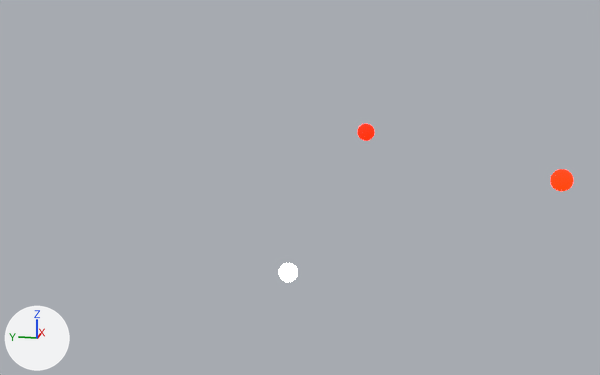
Before and after pictures for a commit that changed the glTF model public/PinPoints.glb.
Before and after are seen from a 50 mm lens placed at (-0.883, -0.331, 0.399), pointed at (-0.016, -0.158, 0.183). Every picture has the same lights, and +X, +Y and +Z are marked at lower left. Where no turn or scale is listed for an object, it has been applied to the vertices. Vertices at the same position are counted once.

Before the edit, the objects in view are built like this:
```python
me_sphere = bpy.data.meshes.new('Sphere')
me_sphere.from_pydata(...)  # a UV sphere (32 segments, 16 rings, poles along z) spanning x -0.01..0.01, y -0.01..0.01, z -0.01..0.01
me_sphere.materials.append(mat_material_006)  # red #e70400
me_sphere_001 = bpy.data.meshes.new('Sphere.001')
me_sphere_001.from_pydata(...)  # a UV sphere (32 segments, 16 rings, poles along z) spanning x -0.01..0.01, y -0.01..0.01, z -0.01..0.01
me_sphere_001.materials.append(mat_material_005)  # white #e7e7e7
me_sphere_002 = bpy.data.meshes.new('Sphere.002')
me_sphere_002.from_pydata(...)  # a UV sphere (32 segments, 16 rings, poles along z) spanning x -0.01..0.01, y -0.01..0.01, z -0.01..0.01
me_sphere_002.materials.append(mat_material_007)  # red #ff0100
ob_sphere = bpy.data.objects.new('Sphere', me_sphere)
ob_sphere.location = (-0.1201, -0.4195, 0.2268)
ob_sphere_001 = bpy.data.objects.new('Sphere.001', me_sphere_001)
ob_sphere_001.location = (-0.0837, -0.1592, 0.1081)
ob_sphere_002 = bpy.data.objects.new('Sphere.002', me_sphere_002)
ob_sphere_002.location = (0.0771, -0.2183, 0.2298)
```
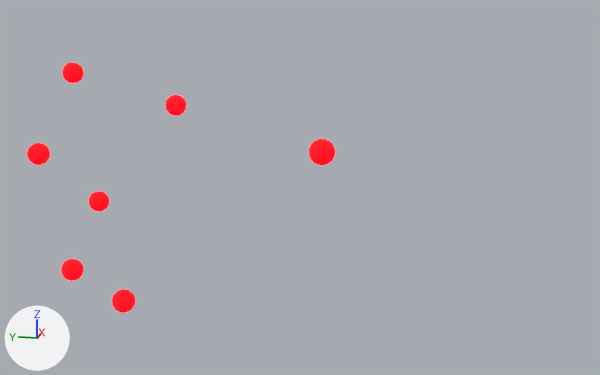
Where the newer file only moved an object's origin or applied its transform, the numbers keep the older frame.

What differs and where, as boxes (x1, y1, x2, y2) in the pictures (600 x 375 px):
'Sphere', mesh rescaled (12% wider, 17% taller)
    before: (550, 169, 573, 191)
    after: (309, 139, 335, 165)
'Sphere.001', mesh rescaled (20% wider, 15% taller)
    before: (279, 263, 298, 282)
    after: (27, 143, 50, 165)
'Sphere.002', mesh rescaled (17% wider, 17% taller)
    before: (358, 124, 375, 141)
    after: (89, 191, 109, 211)
'Sphere.006', added (red)
    after: (112, 289, 135, 313)
'Sphere.004', added
    after: (61, 259, 84, 281)
'Sphere.003', added
    after: (62, 63, 84, 83)
'Sphere.005', added
    after: (165, 95, 186, 116)

Patch to the scene script:
```diff
--- a/public/PinPoints.glb.py
+++ b/public/PinPoints.glb.py
@@ mat_material_001 @@
+mat_material_001 = principled_material('Material.001')
+mat_material_001.base_color = (0.8, 0.00133, 0.0)  # red #e70400
+mat_material_001.roughness = 1.0
+mat_material_001.emission_color = (1.0, 0.0, 0.00238)  # red #ff0008
+mat_material_001.emission_strength = 5.0
@@ me_sphere @@
 me_sphere.from_pydata(...)  # 482 vertices, 960 faces; spans x -0.01..0.01, y -0.01..0.01, z -0.01..0.01
 # used by ob_sphere; location = (-0.1201, -0.4195, 0.2268)
-me_sphere.materials.append(mat_material_006)  # red #e70400
+# me_sphere part 1: the whole mesh is scaled about its middle by 1.25, then moved by (0.0034, 0.22, 0.0166)
+me_sphere.materials.append(mat_material_001)  # red #e70400
@@ me_sphere_001 @@
 me_sphere_001.from_pydata(...)  # 482 vertices, 960 faces; spans x -0.01..0.01, y -0.01..0.01, z -0.01..0.01
 # used by ob_sphere_001; location = (-0.0837, -0.1592, 0.1081)
-me_sphere_001.materials.append(mat_material_005)  # white #e7e7e7
+# me_sphere_001 part 2: the whole mesh is scaled about its middle by 1.25, then moved by (0.0613, 0.3055, 0.101)
+me_sphere_001.materials.append(mat_material_001)  # red #e70400
@@ me_sphere_002 @@
 me_sphere_002.from_pydata(...)  # 482 vertices, 960 faces; spans x -0.01..0.01, y -0.01..0.01, z -0.01..0.01
 # used by ob_sphere_002; location = (0.0771, -0.2183, 0.2298)
-me_sphere_002.materials.append(mat_material_007)  # red #ff0100
+# me_sphere_002 part 3: the whole mesh is scaled about its middle by 1.25, then moved by (-0.0225, 0.3301, -0.095)
+me_sphere_002.materials.append(mat_material_001)  # red #e70400
@@ me_sphere_006 @@
+me_sphere_006.from_pydata(...)  # a UV sphere (32 segments, 16 rings, poles along z) spanning x -0.0125..0.0125, y -0.0125..0.0125, z -0.0125..0.0125
+me_sphere_006.materials.append(mat_material_001)  # red #e70400
@@ ob_sphere_006 @@
+ob_sphere_006 = bpy.data.objects.new('Sphere.006', me_sphere_006)
+ob_sphere_006.location = (-0.0881, 0.0226, 0.0644)
@@ ob_sphere_005 @@
+ob_sphere_005 = bpy.data.objects.new('Sphere.005', me_sphere_006.copy())
+ob_sphere_005.location = (0.0684, 0.0114, 0.2561)
@@ ob_sphere_004 @@
+ob_sphere_004 = bpy.data.objects.new('Sphere.004', me_sphere_006.copy())
+ob_sphere_004.location = (-0.04, 0.1051, 0.0779)
@@ ob_sphere_003 @@
+ob_sphere_003 = bpy.data.objects.new('Sphere.003', me_sphere_006.copy())
+ob_sphere_003.location = (0.0628, 0.1398, 0.2931)
```
